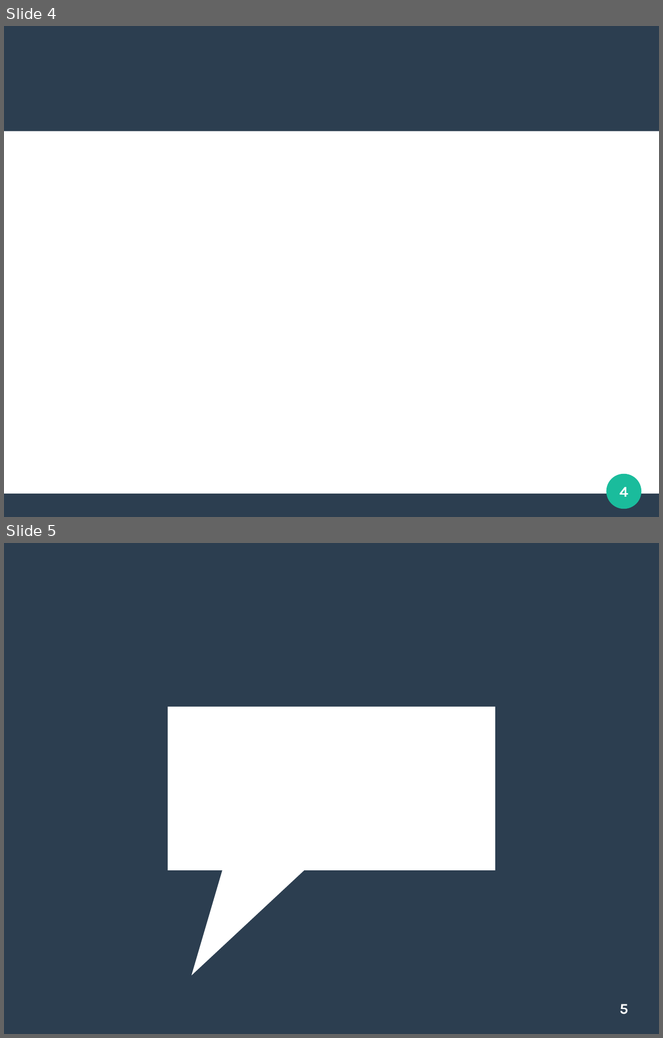
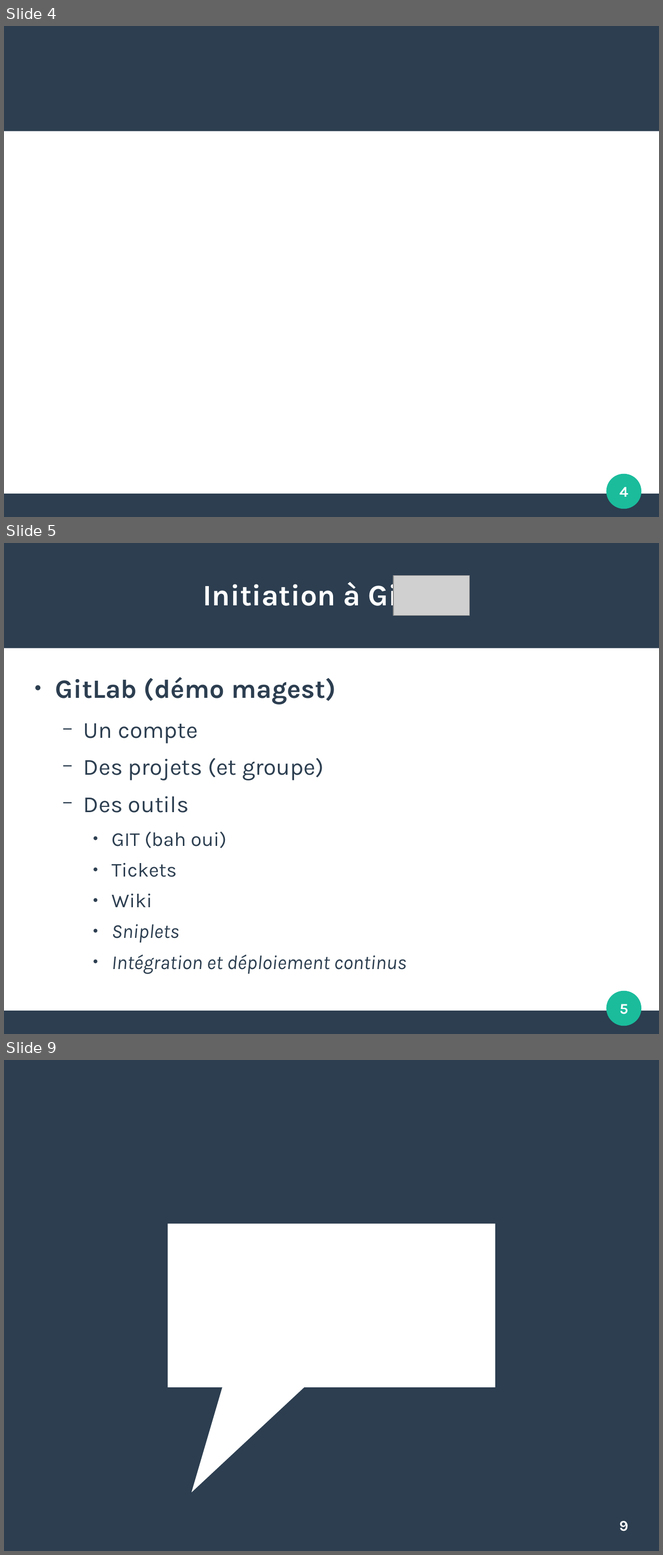
Before and after one commit to FAbOnGitHub/IntroductionGitLab, a slide deck: 20181008_initiation_GitLab_FM.odp. Shown one above the other, each under a label of ours: slides 4 and 5 before the commit, slides 4, 5 and 9 after it; the slides between them are not shown. The pictures are 663x1038 and 663x1555 pixels, drawn with LibreOffice and Linux fonts; fonts in the diff are those of the drawing; grey boxes stand for pictures; background and template pictures are left out. Boxes give left, top, right and bottom in pixels: in the first picture for what was removed or moved away, otherwise in the second. Text is boxed around its words. In the diff, an @@ line names an element or a change of style, - is before the commit and + after.

```diff
--- a/20181008_initiation_GitLab_FM.odp
+++ b/20181008_initiation_GitLab_FM.odp
@@ slide 5 added at <box>4,543,659,1034</box>, background #FFFFFF; not listed: 3 template elements that a slide beside it also shows @@
@@ title added at <box>203,579,461,613</box>, 36 pt, text #FFFFFF, bold @@
+Initiation à GitLab
@@ picture added at <box>393,576,469,615</box> @@
@@ text added at <box>55,677,407,975</box>, 24 pt, text #2C3E50 @@
+● GitLab (démo magest)
+  − Un compte
+  − Des projets (et groupe)
+  − Des outils
+    ● GIT (bah oui)
+    ● Tickets
+    ● Wiki
+    ● Sniplets
+    ● Intégration et déploiement continus
@@ page number added at <box>620,1004,629,1015</box>, 18 pt, text #FFFFFF, bold @@
+5
@@ what was slide 5 is now slide 9 @@
@@ page number at <box>620,1521,629,1532</box>: text changed @@
-5
+9
```
Also in this commit, not shown: 3 slides changed, 5 other slides added.
